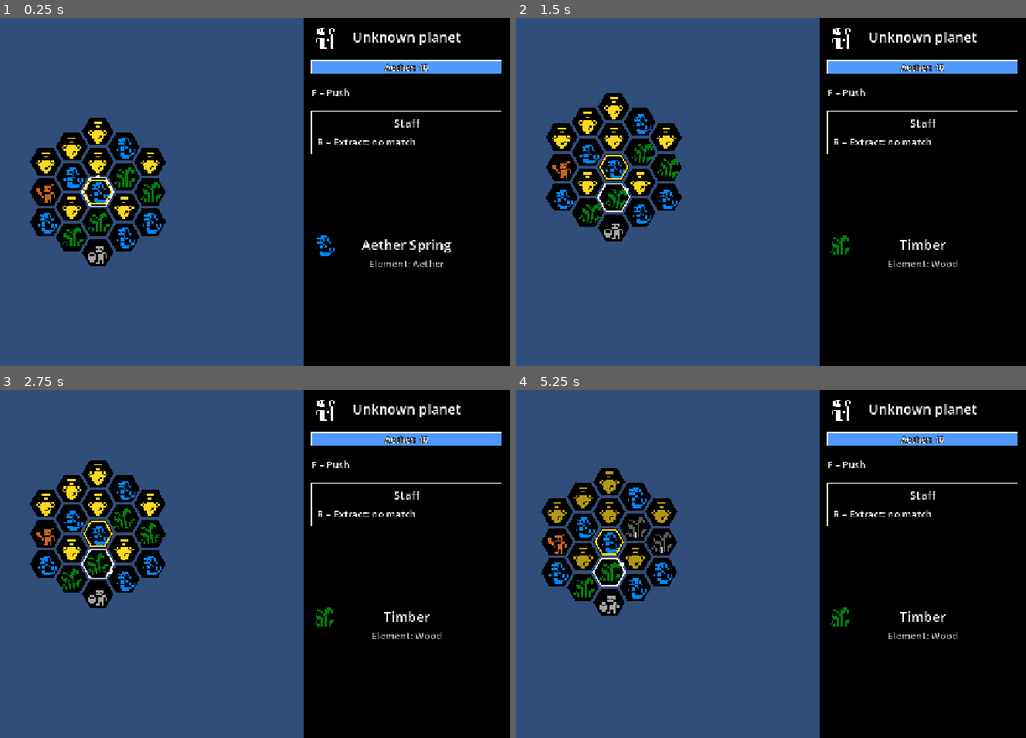
Above: before the commit, frames 1-4 (two rows, left to right).
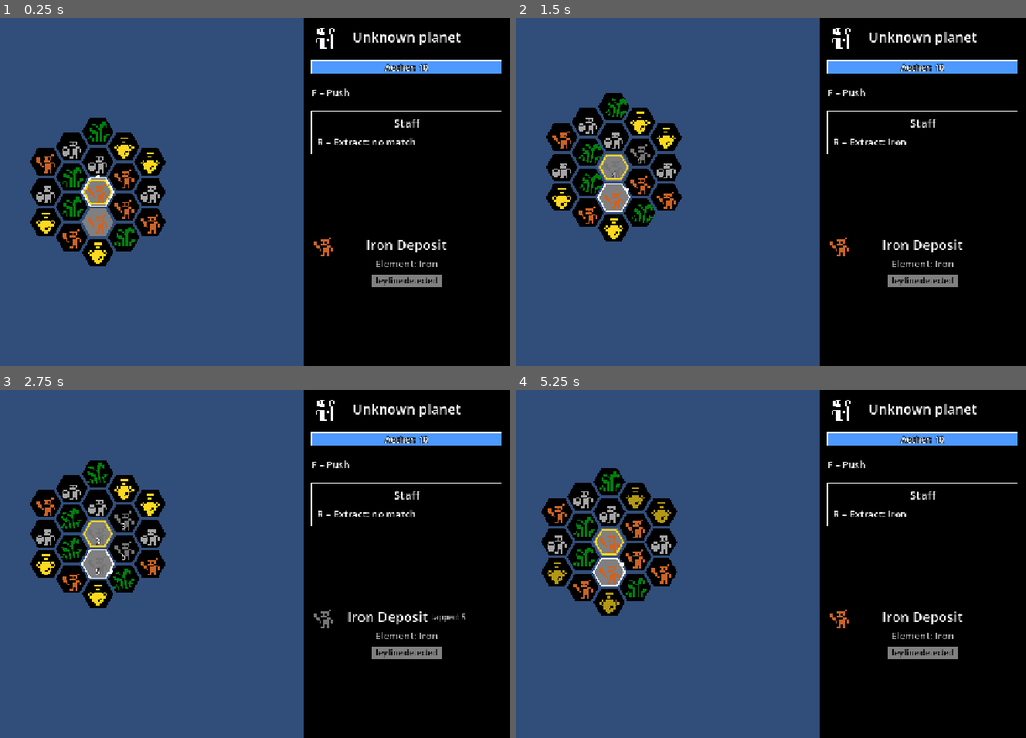
Above: after the commit, the same moments.

Repository: scunningham777/spaes-wrzrds
Game: Godot game, scene res://scenes/planet.tscn
The game is run twice, just before and just after one commit, with the same random seed, the same clock (stepped at 60 frames per second) and the same inputs. This scene is started directly instead of the project's main scene.
Inputs:
- Up to frame 1 (0.25 s): no input
- Up to frame 2 (1.5 s): tap Enter (ui_accept) at 0.5, 0.77, 1.25 s; hold D (hex_right) 0.53-1.28 s; hold R (extract) 0.53-1.28 s; tap V (scry) at 0.8, 1.35 s; hold X (hex_down) from 1.28 s (still down)
- Up to frame 3 (2.75 s): tap Enter (ui_accept) at 1.52 s; tap R (extract) at 1.55 s; release X (hex_down) at 2.03 s; hold D (hex_right) from 2.03 s (still down); hold R (extract) from 2.03 s (still down); tap V (scry) at 2.3 s
- Up to frame 4 (5.25 s): release D (hex_right) at 2.78 s; release R (extract) at 2.78 s; hold W (hex_up) 2.78-3.53 s; tap E (hex_ne) at 2.85 s; tap Enter (ui_accept) at 3.02, 3.77, 4.52 s; tap R (extract) at 3.05, 4.55 s; hold Q (hex_nw) 3.53-4.28 s; hold A (hex_left) 3.53-5.03 s; tap V (scry) at 3.8 s; tap C (hex_se) at 4.35 s; hold X (hex_down) from 5.03 s (still down); hold Z (hex_sw) from 5.03 s (still down)

The runs differ from the first frame. In frame 1, 3.8% of the frame differs, in the area x 7-89%, y 29-78%; in frame 2, 3.7%; in frame 3, 3.7%; in frame 4, 3.8%, in the area x 6-88%, y 23-78%.

Commit message:
Keep aether out of the free zone; drop required elements
The landing tile no longer has to yield aether, and revealed regions no
longer need 2+ aether tiles. That required-elements mechanism predates
scrying and expanded maps, so it's removed entirely.

Tiles within free_move_radius now never roll a kind yielding a
free_zone_excluded element (aether), so the player can't walk around the
zero-cost area extracting aether forever.

Also fixes the "any copy of a coord" cost test, which compared two
different tiles and only passed because they happened to match.

Co-Authored-By: Claude Opus 5.5 <noreply@anthropic.com>
Claude-Session: https://claude.ai/code/session_0196C6qponv1cZhsguvue75H

Diff:
--- a/scripts/core/tile_grid_generator.gd
+++ b/scripts/core/tile_grid_generator.gd
@@ -6,14 +6,12 @@
 # first seen rather than all up front (what's revealed later can depend on what the player did).
 #
 # Each new tile is Empty with probability empty_probability, otherwise a uniformly random kind
-# from the planet's kinds. Element requirements then override that, per revealed region: the
-# start tile always yields the start elements, and each required element is topped up to its
-# minimum tile count within the region, by turning tiles the region newly revealed.
+# from the planet's kinds. Tiles within free_move_radius of the start tile cost nothing to step
+# onto, so the first steps of exploring don't drain aether, and are never rolled a kind yielding
+# a free_zone_excluded element, so the player can't wander there extracting aether forever.
 #
-# Each new tile's move cost is then rolled from its final kind: free within free_move_radius of
-# the start tile, so the first steps of exploring don't drain aether; past that, tiles yielding a
-# steady element always cost move_cost, and others cost rough_move_cost with probability
-# rough_probability (move_cost otherwise).
+# Past free_move_radius, tiles yielding a steady element always cost move_cost, and others cost
+# rough_move_cost with probability rough_probability (move_cost otherwise).
 
 ## Tile kinds every planet uses until generation rolls its own. Fields as in TileKind.
 const DEFAULT_KINDS: Array[Dictionary] = [
@@ -26,18 +24,14 @@
 
 ## Where the player lands on a planet.
 const START_COORD := Vector2i.ZERO
-## Elements the start tile always yields, so the player can extract what moving costs.
-const START_ELEMENTS: Array[StringName] = [Aether.ITEM]
-## Fewest tiles in each revealed region that yield each element, the start tile included.
-const REQUIRED_ELEMENTS: Dictionary[StringName, int] = {Aether.ITEM: 2}
 
 var kinds: Array[TileKind] = []
 var empty_probability: float
-var start_elements: Array[StringName] = []
-var required_elements: Dictionary[StringName, int] = {}
 var rng: RandomNumberGenerator
 ## Tiles within this many steps of the start tile cost nothing to step onto.
 var free_move_radius: int = 5
+## Tiles within free_move_radius never yield any of these.
+var free_zone_excluded: Array[StringName] = [Aether.ITEM]
 ## Aether most tiles past free_move_radius cost to step onto.
 var move_cost: int = 1
 ## What the occasional rough tile costs instead, with probability rough_probability.
@@ -48,18 +42,15 @@
 
 
 # Pass a seeded rng for reproducible results; otherwise a randomized one is used. p_kinds defaults
-# to default_kinds(). Every start and required element must be yielded by at least one kind.
+# to default_kinds().
 func _init(p_empty_probability: float = 0.0, p_rng: RandomNumberGenerator = null,
-		p_kinds: Array[TileKind] = [], p_start_elements: Array[StringName] = START_ELEMENTS,
-		p_required_elements: Dictionary[StringName, int] = REQUIRED_ELEMENTS) -> void:
+		p_kinds: Array[TileKind] = []) -> void:
 	empty_probability = p_empty_probability
 	rng = p_rng
 	if rng == null:
 		rng = RandomNumberGenerator.new()
 		rng.randomize()
 	kinds.assign(p_kinds if not p_kinds.is_empty() else default_kinds())
-	start_elements.assign(p_start_elements)
-	required_elements.assign(p_required_elements)
 
 
 # Fresh TileKinds built from DEFAULT_KINDS.
@@ -74,71 +65,41 @@
 
 # A plane grid with just a radius-sized hexagon around START_COORD revealed. Arguments as in _init.
 static func generate(radius: int, p_empty_probability: float,
-		p_rng: RandomNumberGenerator = null, p_kinds: Array[TileKind] = [],
-		p_start_elements: Array[StringName] = START_ELEMENTS,
-		p_required_elements: Dictionary[StringName, int] = REQUIRED_ELEMENTS) -> TileGrid:
-	var generator := TileGridGenerator.new(p_empty_probability, p_rng, p_kinds, p_start_elements, p_required_elements)
+		p_rng: RandomNumberGenerator = null, p_kinds: Array[TileKind] = []) -> TileGrid:
+	var generator := TileGridGenerator.new(p_empty_probability, p_rng, p_kinds)
 	var grid := TileGrid.new(null, generator.kinds)
 	generator.reveal(grid, Hex.hexagon(radius))
 	return grid
 
 
-# Adds a tile to grid at every coord of region it doesn't have yet, then applies the element
-# requirements to the region. Returns the stored copies of the new tiles.
+# Adds a tile to grid at every coord of region it doesn't have yet. Returns the stored copies of
+# the new tiles.
 func reveal(grid: TileGrid, region: Array[Vector2i]) -> Array[Vector2i]:
-	# Stored copies, deduplicated: on a small torus a region can overlap itself.
-	var area: Array[Vector2i] = []
+	var free_kinds := kinds.filter(func(k: TileKind) -> bool:
+		return not k.elements.any(func(e: StringName) -> bool: return e in free_zone_excluded))
+	var added: Array[Vector2i] = []
 	for c in region:
-		if not grid.canonical(c) in area:
-			area.append(grid.canonical(c))
-	var rolled: Dictionary[Vector2i, TileKind] = {}
-	for key in area:
-		if not grid.has_tile(key):
-			rolled[key] = TileKind.EMPTY if rng.randf() < empty_probability \
-				else kinds[rng.randi_range(0, kinds.size() - 1)]
-
-	var start := grid.canonical(START_COORD)
-	if rolled.has(start) and not start_elements.all(func(e: StringName) -> bool: return e in rolled[start].elements):
-		rolled[start] = _pick_kind(start_elements)
-	for element in required_elements:
-		_require(grid, area, rolled, element, start)
-
-	# Added only now, so listeners see each new tile once, in its final kind.
-	for key in rolled:
-		grid.add_tile(key, rolled[key], _roll_move_cost(grid, key, rolled[key]))
-	return rolled.keys()
+		var key := grid.canonical(c)
+		# Also skips repeats: on a small torus a region can overlap itself.
+		if grid.has_tile(key):
+			continue
+		var free := _is_free(grid, key)
+		var pool: Array = free_kinds if free else kinds
+		var kind: TileKind = TileKind.EMPTY if pool.is_empty() or rng.randf() < empty_probability \
+			else pool[rng.randi_range(0, pool.size() - 1)]
+		grid.add_tile(key, kind, 0 if free else _roll_move_cost(kind))
+		added.append(key)
+	return added
 
 
-# Move cost for a new tile of kind at key (a stored copy), measured from the start tile's nearest
-# copy so the free area wraps like everything else.
-func _roll_move_cost(grid: TileGrid, key: Vector2i, kind: TileKind) -> int:
-	if Hex.distance(grid.nearest(key, START_COORD), START_COORD) <= free_move_radius:
-		return 0
+# Whether the tile at key (a stored copy) is within free_move_radius, measured from the start
+# tile's nearest copy so the free area wraps like everything else.
+func _is_free(grid: TileGrid, key: Vector2i) -> bool:
+	return Hex.distance(grid.nearest(key, START_COORD), START_COORD) <= free_move_radius
+
+
+# Move cost for a new tile of kind past free_move_radius.
+func _roll_move_cost(kind: TileKind) -> int:
 	if kind.elements.any(func(e: StringName) -> bool: return e in steady_elements):
 		return move_cost
 	return rough_move_cost if rng.randf() < rough_probability else move_cost
-
-
-# Turns random newly rolled tiles into kinds yielding element until required_elements[element]
-# tiles in area yield it. Only tiles yielding no required element are turned (and never the
-# start tile), so meeting one requirement can't undo another.
-func _require(grid: TileGrid, area: Array[Vector2i], rolled: Dictionary[Vector2i, TileKind],
-		element: StringName, start: Vector2i) -> void:
-	var kind_at := func(key: Vector2i) -> TileKind: return rolled[key] if rolled.has(key) else grid.get_tile(key)
-	var missing: int = required_elements[element] - area.filter(
-		func(key: Vector2i) -> bool: return element in kind_at.call(key).elements).size()
-	var open: Array = rolled.keys().filter(func(key: Vector2i) -> bool:
-		return key != start and not rolled[key].elements.any(
-			func(e: StringName) -> bool: return required_elements.has(e)))
-	var elements: Array[StringName] = [element]
-	while missing > 0 and not open.is_empty():
-		rolled[open.pop_at(rng.randi_range(0, open.size() - 1))] = _pick_kind(elements)
-		missing -= 1
-
-
-# A random kind yielding all of elements.
-func _pick_kind(elements: Array[StringName]) -> TileKind:
-	var matches := kinds.filter(func(k: TileKind) -> bool:
-		return elements.all(func(e: StringName) -> bool: return e in k.elements))
-	assert(not matches.is_empty(), "No tile kind yields all of %s" % [elements])
-	return matches[rng.randi_range(0, matches.size() - 1)]
--- a/tests/smoke_test.gd
+++ b/tests/smoke_test.gd
@@ -104,9 +104,10 @@
 	# Generation (seeded so results are reproducible).
 	var rng := RandomNumberGenerator.new()
 	rng.seed = 42
-	var g1 := TileGridGenerator.generate(5, 0.15, rng)
+	# Radius 8 reaches past the free zone (radius 5), so aether tiles can appear too.
+	var g1 := TileGridGenerator.generate(8, 0.15, rng)
 	rng.seed = 42
-	var g2 := TileGridGenerator.generate(5, 0.15, rng)
+	var g2 := TileGridGenerator.generate(8, 0.15, rng)
 	# Grids get their own kind objects, so compare by id.
 	var kind_ids := func(g: TileGrid) -> Array: return g.tiles.values().map(func(k: TileKind) -> StringName: return k.id)
 	_check(kind_ids.call(g1) == kind_ids.call(g2), "gen: same seed gives same grid")
@@ -121,33 +122,22 @@
 		and g1.find_kind(&"nope") == null, "kinds: find_kind by id")
 	var no_empty := TileGridGenerator.generate(5, 0.0, rng)
 	_check(not no_empty.tiles.values().has(TileKind.EMPTY), "gen: probability 0 gives no Empty")
-	var no_rules: Array[StringName] = []
-	var no_required: Dictionary[StringName, int] = {}
-	var all_empty := TileGridGenerator.generate(5, 1.0, rng, [], no_rules, no_required)
+	var all_empty := TileGridGenerator.generate(8, 1.0, rng)
 	_check(all_empty.tiles.values().all(func(k: TileKind) -> bool: return k == TileKind.EMPTY),
-		"gen: probability 1 without requirements gives all Empty")
-	# Element requirements: the start tile yields aether, and at least 2 tiles do in all.
+		"gen: probability 1 gives all Empty, landing tile included")
+	# No aether within the free zone, so the player can't walk around there refilling it forever.
 	var yields_aether := func(k: TileKind) -> bool: return Aether.ITEM in k.elements
-	var reqs_met := true
+	var free_aether := 0
 	for seed_value in 30:
 		rng.seed = seed_value
-		var rg := TileGridGenerator.generate(2, 0.15, rng)
-		reqs_met = reqs_met and yields_aether.call(rg.get_tile(TileGridGenerator.START_COORD)) \
-			and rg.tiles.values().filter(yields_aether).size() >= 2
-	_check(reqs_met, "gen: start tile yields aether and 2+ tiles do, over 30 seeds")
-	var bare := TileGridGenerator.generate(5, 1.0, rng)
-	var bare_aether := bare.tiles.keys().filter(func(c: Vector2i) -> bool: return yields_aether.call(bare.get_tile(c)))
-	_check(bare_aether.size() == 2 and TileGridGenerator.START_COORD in bare_aether
-		and bare.tiles.values().filter(func(k: TileKind) -> bool: return k != TileKind.EMPTY).size() == 2,
-		"gen: probability 1 leaves only the start tile and one more aether tile (%s)" % [bare_aether])
-	var stone_rule: Dictionary[StringName, int] = {&"aether": 2, &"stone": 3}
-	var multi := TileGridGenerator.generate(3, 1.0, rng, [], TileGridGenerator.START_ELEMENTS, stone_rule)
-	var count_of := func(e: StringName) -> int:
-		return multi.tiles.values().filter(func(k: TileKind) -> bool: return e in k.elements).size()
-	_check(count_of.call(&"aether") == 2 and count_of.call(&"stone") == 3,
-		"gen: several required elements are each met (aether %d, stone %d)" % [count_of.call(&"aether"), count_of.call(&"stone")])
-	_check(TileGridGenerator.generate(0, 1.0, rng).get_tile(Vector2i.ZERO).id == &"aether_spring",
-		"gen: a one-tile planet still gets its start tile, without looping")
+		var rg := TileGridGenerator.generate(5, 0.0, rng)
+		free_aether += rg.tiles.values().filter(yields_aether).size()
+	_check(free_aether == 0, "gen: no aether tiles within the free zone, over 30 seeds (%d)" % free_aether)
+	var only_aether: Array[TileKind] = [g1.find_kind(&"aether_spring")]
+	var dry := TileGridGenerator.generate(6, 0.0, rng, only_aether)
+	_check(Hex.hexagon(6).all(func(c: Vector2i) -> bool:
+		return (dry.get_tile(c) == TileKind.EMPTY) == (Hex.distance(c) <= 5)),
+		"gen: with only aether kinds, the free zone is Empty and the rest is aether")
 
 	# Kinds for the grid tests below; rusty gold yields two elements.
 	var timber := TileKind.new(&"timber", "Timber", &"sapling", [&"wood"])
@@ -272,7 +262,8 @@
 	var g := surface.grid
 	_check(g.torus.width == 16 and g.torus.height == 18, "surface: torus sized in patches (%dx%d)" % [g.torus.width, g.torus.height])
 	_check(g.tiles.size() == 19 and surface.patches.keys() == [Vector2i.ZERO], "surface: lands with one radius-2 patch revealed")
-	_check(Aether.ITEM in g.get_tile(TileGridGenerator.START_COORD).elements, "surface: start tile yields aether")
+	_check(g.tiles.values().all(func(k: TileKind) -> bool: return not Aether.ITEM in k.elements),
+		"surface: no aether tiles in the free landing patch")
 	# The middles of the landing patch's six edges, one step of each PATCH_STEPS direction out.
 	var spots := Hex.hexagon(2).filter(surface.can_scry)
 	_check(spots == [Vector2i(-2, 1), Vector2i(-1, -1), Vector2i(-1, 2), Vector2i(1, -2), Vector2i(1, 1), Vector2i(2, -1)],
@@ -283,8 +274,6 @@
 	_check(surface.try_scry(Vector2i(2, -1)) and g.tiles.size() == 19 + 16, "scry: reveals a patch sharing one 3-tile edge")
 	_check(before.keys().all(func(c: Vector2i) -> bool: return g.get_tile(c) == before[c]),
 		"scry: already revealed tiles keep their kinds")
-	_check(surface.patch_tiles(Vector2i(4, -2)).filter(func(c: Vector2i) -> bool:
-		return Aether.ITEM in g.get_tile(c).elements).size() >= 2, "scry: the new patch meets the element requirements")
 	_check(not surface.can_scry(Vector2i(2, -1)) and not surface.try_scry(Vector2i(2, -1)) and g.tiles.size() == 35,
 		"scry: the shared edge is no longer the explored edge")
 	_check(surface.can_scry(Vector2i(6, -3)) and surface.can_scry(Vector2i(3, 0)), "scry: works from the new patch's edges")
@@ -317,8 +306,9 @@
 		return g.move_cost(c) == (1 if Aether.ITEM in g.get_tile(c).elements else g.move_cost(c)) and g.move_cost(c) in [1, 2]),
 		"cost: farther tiles cost 1, aether ones always")
 	_check(far.any(func(c: Vector2i) -> bool: return g.move_cost(c) == 2), "cost: some farther tiles cost 2")
-	_check(g.move_cost(Vector2i(7, 0)) == g.move_cost(Vector2i(7 + 16, 0)), "cost: any copy of a coord has its cost")
 	var rough: Vector2i = far.filter(func(c: Vector2i) -> bool: return g.move_cost(c) == 2)[0]
+	# A lap across the 16 x 18 torus shifts r back by 8.
+	_check(g.move_cost(rough + Vector2i(16, -8)) == 2, "cost: any copy of a coord has its cost")
 	var rough_neighbor := g.canonical(rough + Vector2i(1, 0))
 	var neighbor_cost := g.move_cost(rough_neighbor)
 	g.try_swap(rough, rough_neighbor)
@@ -540,7 +530,8 @@
 		"planet: %d tiles for radius %d" % [tiles.grid.tiles.size(), radius])
 	_check(tiles.grid.tiles.values().any(func(k: TileKind) -> bool: return k != TileKind.EMPTY),
 		"planet: tiles are generated, not all Empty")
-	_check(Aether.ITEM in tiles.grid.get_tile(Vector2i.ZERO).elements, "planet: the start tile yields aether")
+	_check(tiles.grid.tiles.values().all(func(k: TileKind) -> bool: return not Aether.ITEM in k.elements),
+		"planet: no aether tiles in the free landing patch")
 	var aether_bar: ProgressBar = current_scene.get_node("%AetherBar")
 	var aether_label: Label = current_scene.get_node("%AetherLabel")
 	var aether := func() -> int: return _game().state.inventory.count(Aether.ITEM)
Not shown, changed: README.md
